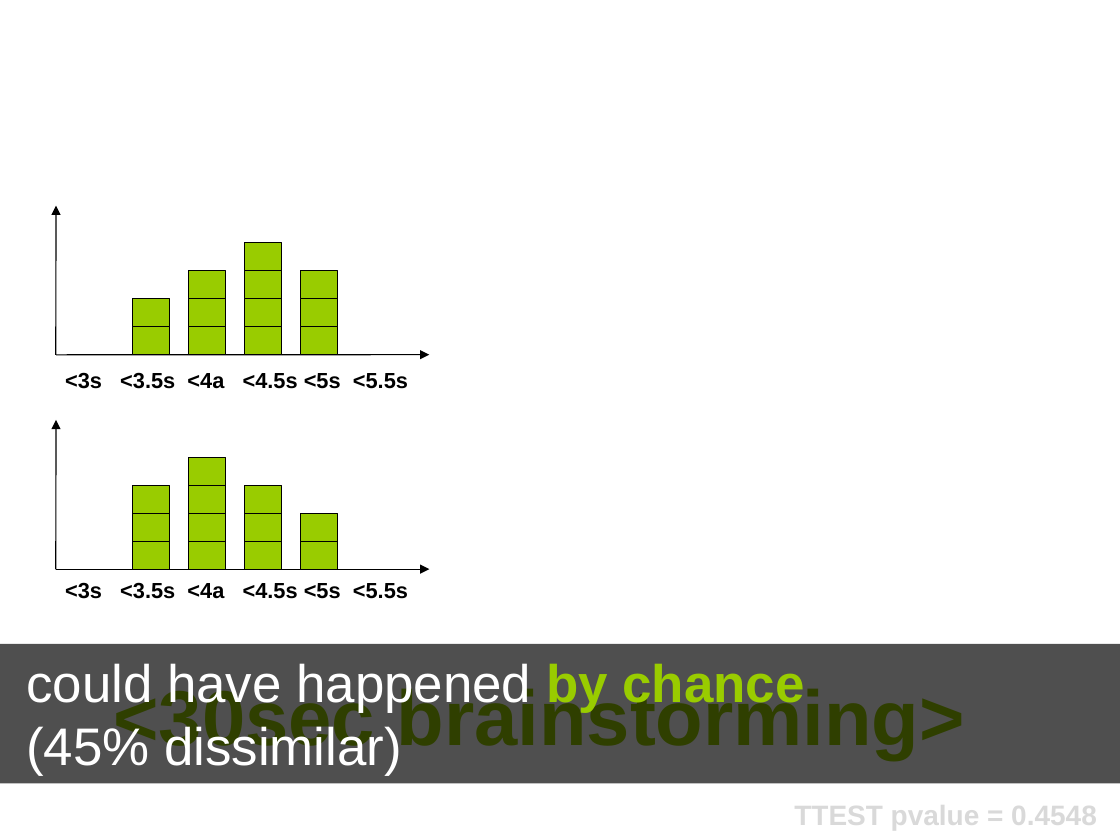
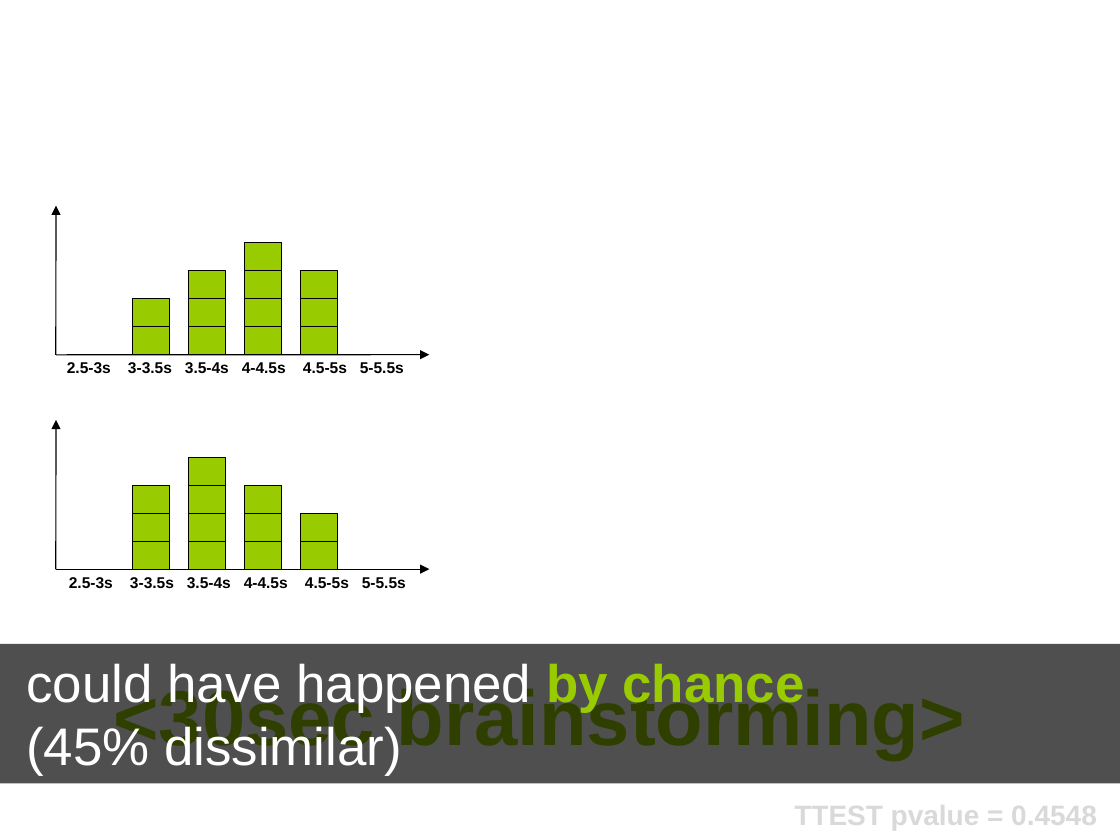
Before and after one commit to coms10011/2018_19, a slide deck: slide 30 of 12_comparing_and_ttest/12-Roudaut-stats-Comparing things-50min.pptx. Drawn at 1120x840 pixels with LibreOffice and Linux fonts; fonts in the diff are those of the drawing. Boxes give left, top, right and bottom in pixels: in the first picture for what was removed or moved away, otherwise in the second. Text is boxed around its words. In the diff, an @@ line names an element or a change of style, - is before the commit and + after.

```diff
--- a/12_comparing_and_ttest/12-Roudaut-stats-Comparing things-50min.pptx
+++ b/12_comparing_and_ttest/12-Roudaut-stats-Comparing things-50min.pptx
@@ text at (x1=67, y1=362, x2=404, y2=373): text changed; size 14 to 10 pt @@
-<3s <3.5s <4a <4.5s <5s <5.5s
+2.5-3s 3-3.5s 3.5-4s 4-4.5s 4.5-5s 5-5.5s
@@ text at (x1=69, y1=577, x2=406, y2=588): text changed; size 14 to 10 pt @@
-<3s <3.5s <4a <4.5s <5s <5.5s
+2.5-3s 3-3.5s 3.5-4s 4-4.5s 4.5-5s 5-5.5s
```
Also in this commit, not shown: 9 other slides changed, 6 other files.
